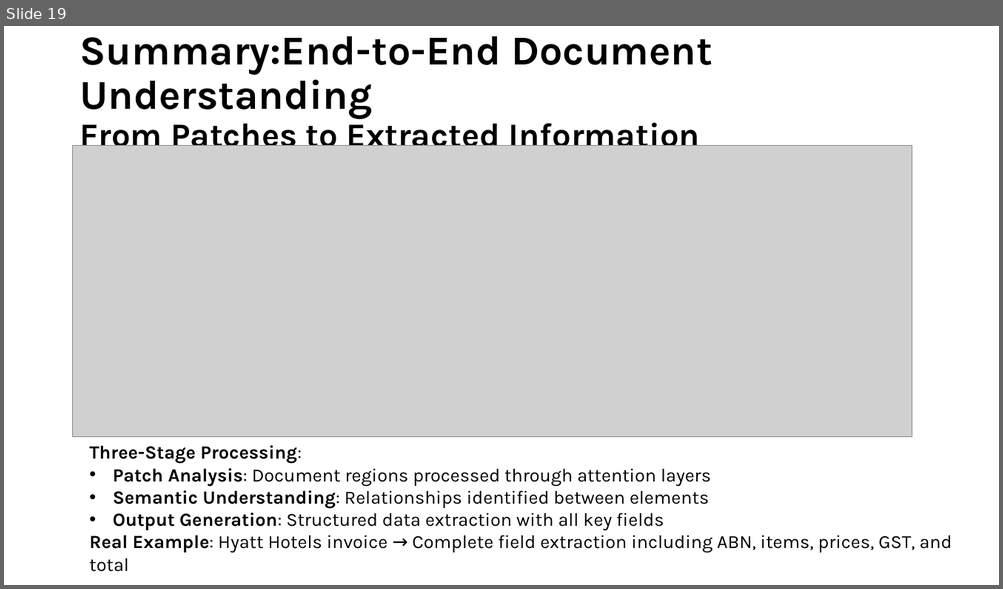
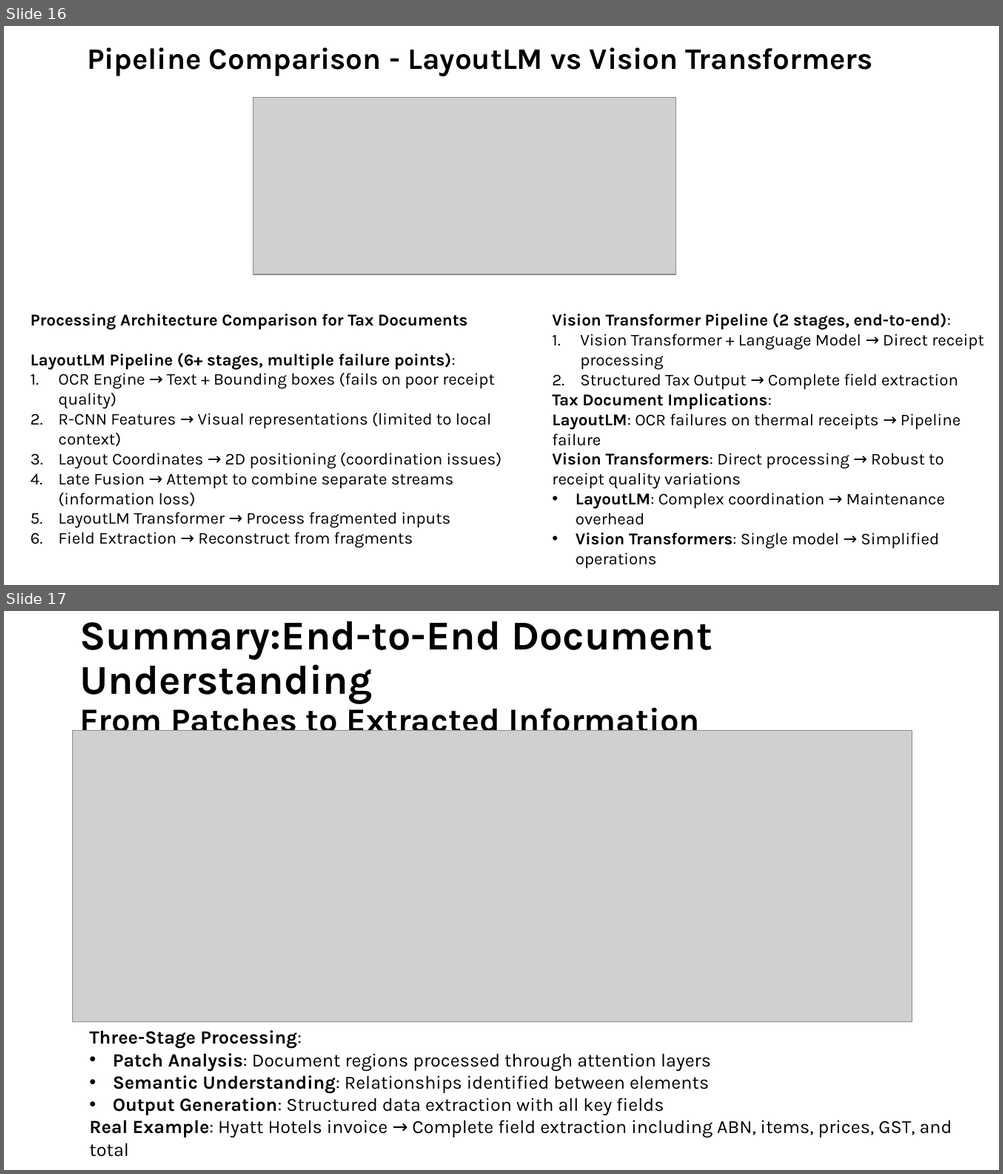
Before and after one commit to tmnestor/unified_vision_processor_minimal, a slide deck: presentation_materials/vision_transformers.pptx. Shown one above the other, each under a label of ours: slide 19 before the commit, slides 16 and 17 after it. The pictures are 1003x589 and 1003x1174 pixels, drawn with LibreOffice and Linux fonts; fonts in the diff are those of the drawing; grey boxes stand for pictures. Boxes give left, top, right and bottom in pixels: in the first picture for what was removed or moved away, otherwise in the second. Text is boxed around its words. In the diff, an @@ line names an element or a change of style, - is before the commit and + after.

Commit message:
✨ feat: update presentation materials for Vision Transformers with enhanced content and visuals

```diff
--- a/presentation_materials/vision_transformers.pptx
+++ b/presentation_materials/vision_transformers.pptx
@@ slide 16 added at (x1=4, y1=26, x2=999, y2=585), background #FFFFFF @@
@@ title added at (x1=87, y1=47, x2=873, y2=76), 28.8 pt, text #000000, bold @@
+Pipeline Comparison - LayoutLM vs Vision Transformers
@@ picture added at (x1=253, y1=98, x2=676, y2=275) @@
@@ text added at (x1=31, y1=314, x2=502, y2=548), 16 pt, text #000000 @@
+Processing Architecture Comparison for Tax Documents
+LayoutLM Pipeline (6+ stages, multiple failure points):
+1. OCR Engine → Text + Bounding boxes (fails on poor receipt quality)
+2. R-CNN Features → Visual representations (limited to local context)
+3. Layout Coordinates → 2D positioning (coordination issues)
+4. Late Fusion → Attempt to combine separate streams (information loss)
+5. LayoutLM Transformer → Process fragmented inputs
+6. Field Extraction → Reconstruct from fragments
@@ text added at (x1=552, y1=313, x2=984, y2=549), 16 pt, text #000000 @@
+Vision Transformer Pipeline (2 stages, end-to-end):
+1. Vision Transformer + Language Model → Direct receipt processing
+2. Structured Tax Output → Complete field extraction
+Tax Document Implications:
+LayoutLM: OCR failures on thermal receipts → Pipeline failure
+Vision Transformers: Direct processing → Robust to receipt quality variations
+• LayoutLM: Complex coordination → Maintenance overhead
+• Vision Transformers: Single model → Simplified operations
@@ what was slide 19 is now slide 17 @@
```
Also in this commit, not shown: 7 slides changed, 2 other slides added, 5 slides removed.
